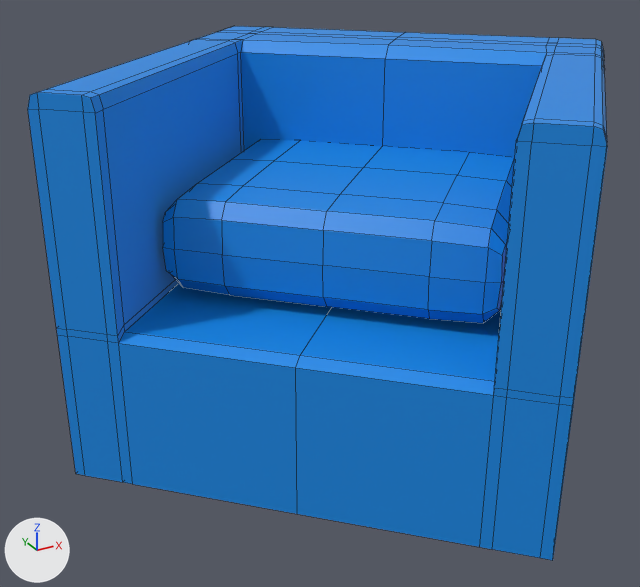
What one commit did to the FBX model Assets/Art/3DModels/Apartment/Sofa.fbx.
Both versions are drawn from a 50 mm camera at (-1.172, -1.898, 1.285) aimed at (-0.137, -0.016, 0.345). Every picture has the same lights, and +X, +Y and +Z are marked at lower left. The first picture is the older version. Mesh edges are drawn as thin lines. Where no turn or scale is listed for an object, it has been applied to the vertices.

Objects in the first picture: 'Sofa', 'SofaPillow'.
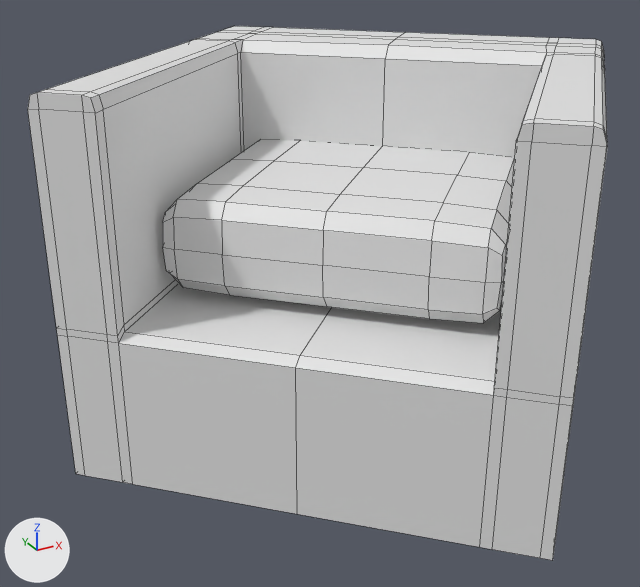
Edits to the bpy script that builds the scene:
```text
Add mat_atlas:
    mat_atlas = principled_material('Atlas')
    mat_atlas.base_color = (0.8, 0.8, 0.8)  # white #e7e7e7
Change me_cube_007:
    where me_cube_007.from_pydata(...)  # 122 vertices, 120 faces; spans x -0.547..0.547, y -0.547..0.547, z -0.122..0.122
    remove me_cube_007.materials.append(mat_sofa)  # blue #0e8be7
    add me_cube_007.materials.append(mat_atlas)  # white #e7e7e7
Change me_cube_006:
    where me_cube_006.from_pydata(...)  # 228 vertices, 226 faces; spans x -0.82..0.79, y -0.82..0.79, z -0.38..0.55
    remove me_cube_006.materials.append(mat_sofa)  # blue #0e8be7
    add me_cube_006.materials.append(mat_atlas)  # white #e7e7e7
```

What differs and where, as boxes [x1, y1, x2, y2] in the pictures (640 x 587 px):
'Sofa', recoloured (blue to white)
    both: [28, 26, 607, 560]
'SofaPillow', recoloured (blue to white)
    both: [163, 140, 515, 323]
